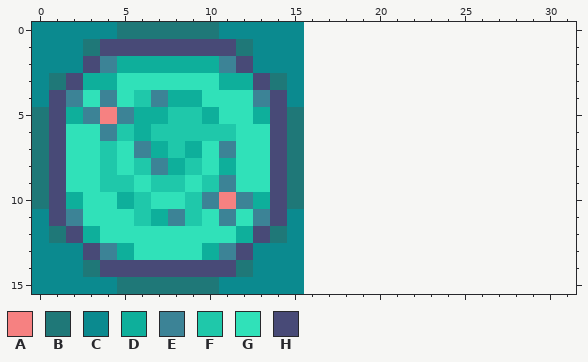
Pixel-art sprite: static/textures/swamp.png. The picture above is the old version.
The file is 16x16 pixels. The old version is drawn lined up with the new one, on the new canvas.
Palette (. is transparent): A #f68181  B #1f7878  C #0b8a8f  D #0eaf9b  E #3c8396  F #1fc8aa  G #30e1b9  H #484a77
Pixels before, first column x 0:
 0 CCCCCBBBBBBCCCCC
 1 CCCBHHHHHHHHBCCC
 2 CCCHEDDDDDDEHCCC
 3 CBHDDGGGGGGDDHBC
 4 CHEGEGFEDDGGGEHC
 5 BHDEAEDDFFDGGDHB
 6 BHGGEFDFFFFFGGHB
 7 BHGGFGEDFDGEGGHB
 8 BHGGFGFEDFGDGGHB
 9 BHGGFFGFFGFEGGHB
10 BHDGGDFGGFEAEDHB
11 CHEGGGFDEFGEGEHC
12 CBHDGGGGGGGGDHBC
13 CCCHEDGGGGDEHCCC
14 CCCBHHHHHHHHBCCC
15 CCCCCBBBBBBCCCCC
The same view after the edit:
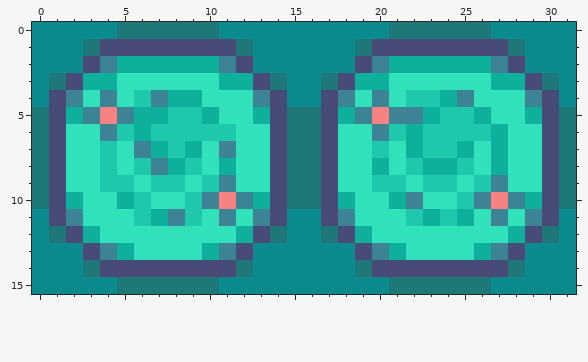
Changes in this commit:
{"change": "canvas 16x16 -> 32x16"}
{"y":0,"x":16,"old":"................","new":"CCCCCBBBBBBCCCCC"}
{"y":1,"x":16,"old":"................","new":"CCCBHHHHHHHHBCCC"}
{"y":2,"x":16,"old":"................","new":"CCCHEDDDDDDEHCCC"}
{"y":3,"x":16,"old":"................","new":"CBHDDGGGGGGDDHBC"}
{"y":4,"x":16,"old":"................","new":"CHEGEGFFDEGGGEHC"}
{"y":5,"x":16,"old":"................","new":"BHDEAEEDFFDGGDHB"}
{"y":6,"x":16,"old":"................","new":"BHGGEFDFFFFDGGHB"}
{"y":7,"x":16,"old":"................","new":"BHGGFGDFFDGDGGHB"}
{"y":8,"x":16,"old":"................","new":"BHGGDGFDDFGDGGHB"}
{"y":9,"x":16,"old":"................","new":"BHGGFFGFFGFEGGHB"}
{"y":10,"x":16,"old":"................","new":"BHDGGDEGGFEAEDHB"}
{"y":11,"x":16,"old":"................","new":"CHEGGGFDFDGEGEHC"}
{"y":12,"x":16,"old":"................","new":"CBHDGGGGGGGGDHBC"}
{"y":13,"x":16,"old":"................","new":"CCCHEDGGGGDEHCCC"}
{"y":14,"x":16,"old":"................","new":"CCCBHHHHHHHHBCCC"}
{"y":15,"x":16,"old":"................","new":"CCCCCBBBBBBCCCCC"}
{"label":"added","picture_box":[304,22,576,294]}
